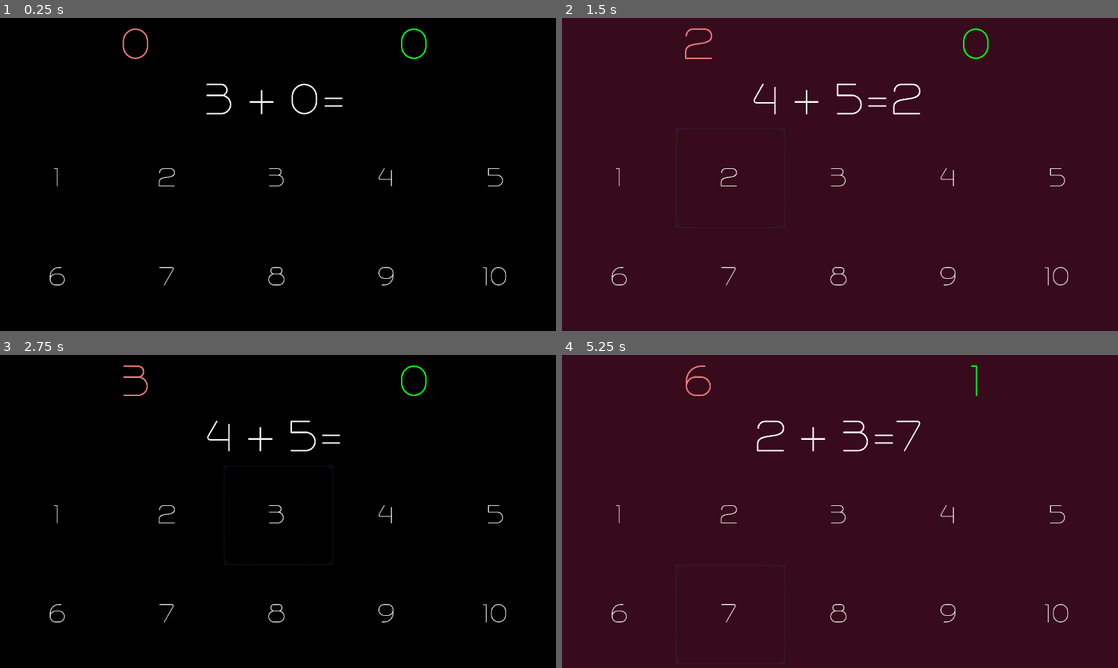
Above: before the commit, frames 1-4 (two rows, left to right).
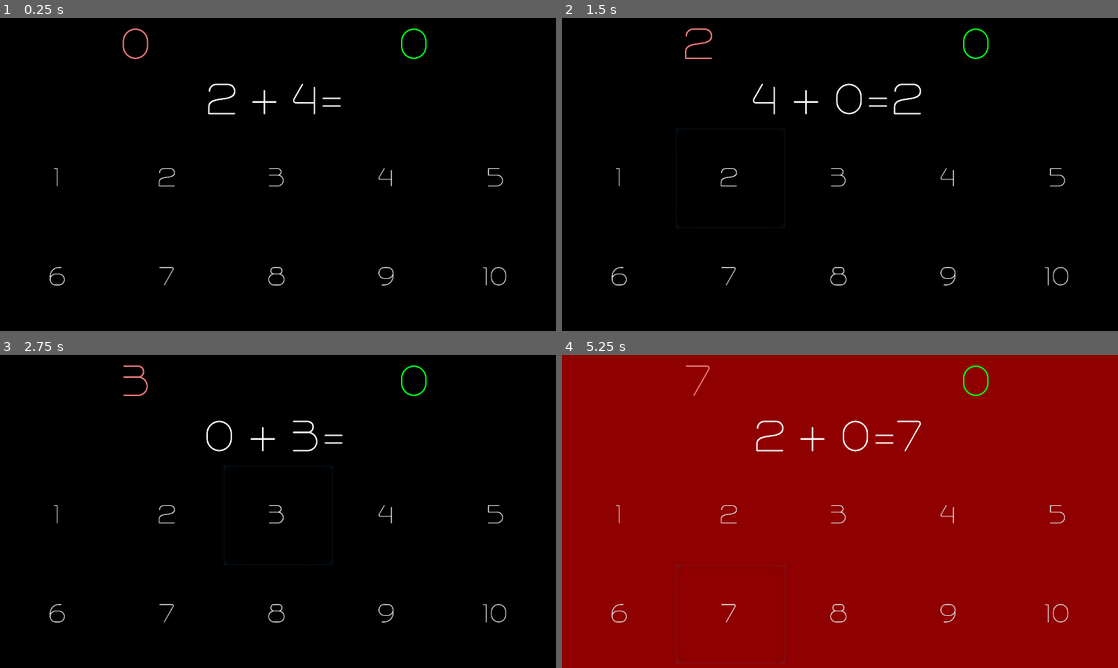
Above: after the commit, the same moments.

Repository: evergreencanvas/arithmetictrainer
Game: Godot game, scene res://MainScene.tscn
Same seed, same stepped clock (60 frames per second), same inputs: the game is played once before the commit and once after it.
Inputs:
- Up to frame 1 (0.25 s): no input
- Up to frame 2 (1.5 s): click "1" at 0.5 s; click "2" at 1.25 s
- Up to frame 3 (2.75 s): click "3" at 2 s
- Up to frame 4 (5.25 s): click "4" at 2.75 s; click "5" at 3.5 s; click "6" at 4.25 s; click "7" at 5 s

The runs differ from the first frame. In frame 1, 0.4% of the frame differs, in the area x 37-62%, y 20-31%; in frame 2, 100%; in frame 3, 0.3%; in frame 4, 100%, in the area x 0-100%, y 0-100%.

Commit message:
Organized
Organized the files and changed file names.  Each stage will be its own node.

Diff:
--- a/Particles2D.gd
+++ b/MainScene.gd
@@ -1,13 +1,11 @@
-extends Particles2D
-
-# class member variables go here, for example:
-# var a = 2
-# var b = "textvar"
+extends Node
 
 func _ready():
 	# Called when the node is added to the scene for the first time.
 	# Initialization here
-	pass
+	var stage1 = load("res://stages/stage1/Stage1.tscn")
+	var node = stage1.instance()
+	add_child(node)
 
 #func _process(delta):
 #	# Called every frame. Delta is time since last frame.
--- a/MainScene.tscn
+++ b/MainScene.tscn
@@ -1,14 +1,7 @@
-[gd_scene load_steps=3 format=2]
+[gd_scene load_steps=2 format=2]
 
-[ext_resource path="res://ReactiveDisplay.tscn" type="PackedScene" id=1]
-[ext_resource path="res://MathDisplay.tscn" type="PackedScene" id=2]
+[ext_resource path="res://MainScene.gd" type="Script" id=1]
 
 [node name="MainScene" type="Node"]
 
-[node name="ReactiveDisplay" parent="." index="0" instance=ExtResource( 1 )]
-
-[node name="MathDisplay" parent="." index="1" instance=ExtResource( 2 )]
-
-[connection signal="correctAnswer" from="MathDisplay" to="ReactiveDisplay" method="_on_MathDisplay_correctAnswer"]
-
-[connection signal="wrongAnswer" from="MathDisplay" to="ReactiveDisplay" method="_on_MathDisplay_wrongAnswer"]
+script = ExtResource( 1 )
--- a/ReactiveDisplay.gd
+++ /dev/null
@@ -1,28 +0,0 @@
-extends Node
-
-
-
-func _ready():
-	#change_background()
-	pass
-
-func animate_background():
-	$AnimationPlayer.play("flashRed")
-
-
-
-
-func _on_MathDisplay_wrongAnswer():
-	$AnimationPlayer.play("flashRed")
-
-
-
-
-func _on_MathDisplay_correctAnswer():
-	$AnimationPlayer.play("flashGreen")
-	var point = $Node2D.get_global_mouse_position()
-	var explosionScene = load("res://ExplodingChevrons.tscn")
-	var node = explosionScene.instance()
-	node.chevronColor = Color(0,1,0,1)
-	node.transform.origin = point
-	add_child(node)
--- a/ReactiveDisplay.tscn
+++ /dev/null
@@ -1,78 +0,0 @@
-[gd_scene load_steps=5 format=2]
-
-[ext_resource path="res://ReactiveDisplay.gd" type="Script" id=1]
-[ext_resource path="res://ExplodingChevrons.tscn" type="PackedScene" id=2]
-
-[sub_resource type="Animation" id=1]
-
-resource_name = "flashGreen"
-length = 0.5
-loop = false
-step = 0.25
-tracks/0/type = "value"
-tracks/0/path = NodePath("BackgroundColor:color")
-tracks/0/interp = 1
-tracks/0/loop_wrap = true
-tracks/0/imported = false
-tracks/0/enabled = true
-tracks/0/keys = {
-"times": PoolRealArray( 0, 0.25, 0.5 ),
-"transitions": PoolRealArray( 1, 1, 1 ),
-"update": 0,
-"values": [ Color( 0, 0, 0, 1 ), Color( 0.0373535, 0.132813, 0.0433197, 1 ), Color( 0, 0, 0, 1 ) ]
-}
-
-[sub_resource type="Animation" id=2]
-
-resource_name = "flashRed"
-length = 0.5
-loop = false
-step = 0.25
-tracks/0/type = "value"
-tracks/0/path = NodePath("BackgroundColor:color")
-tracks/0/interp = 1
-tracks/0/loop_wrap = true
-tracks/0/imported = false
-tracks/0/enabled = true
-tracks/0/keys = {
-"times": PoolRealArray( 0, 0.25, 0.5 ),
-"transitions": PoolRealArray( 1, 1, 1 ),
-"update": 0,
-"values": [ Color( 0, 0, 0, 1 ), Color( 0.25, 0.0507813, 0.130157, 1 ), Color( 0, 0, 0, 1 ) ]
-}
-
-[node name="ReactiveDisplay" type="Node" index="0"]
-
-script = ExtResource( 1 )
-shape = ExtResource( 2 )
-
-[node name="BackgroundColor" type="ColorRect" parent="." index="0"]
-
-anchor_left = 0.0
-anchor_top = 0.0
-anchor_right = 1.0
-anchor_bottom = 1.0
-rect_pivot_offset = Vector2( 0, 0 )
-rect_clip_content = false
-mouse_filter = 0
-mouse_default_cursor_shape = 0
-size_flags_horizontal = 1
-size_flags_vertical = 1
-color = Color( 0, 0, 0, 1 )
-
-[node name="AnimationPlayer" type="AnimationPlayer" parent="." index="1"]
-
-root_node = NodePath("..")
-autoplay = ""
-playback_process_mode = 1
-playback_default_blend_time = 0.0
-playback_speed = 1.0
-anims/flashGreen = SubResource( 1 )
-anims/flashRed = SubResource( 2 )
-blend_times = [  ]
-_sections_unfolded = [ "Playback Options" ]
-
-[node name="Node2D" type="Node2D" parent="." index="2"]
-
-position = Vector2( 5.45068, 5.36346 )
-scale = Vector2( 1.17033, 1.16761 )
--- a/ExplodingChevrons.tscn
+++ b/effects/ExplodingChevrons.tscn
@@ -1,7 +1,7 @@
 [gd_scene load_steps=7 format=2]
 
-[ext_resource path="res://ExplodingChevrons.gd" type="Script" id=1]
-[ext_resource path="res://ChevronPolygon.tscn" type="PackedScene" id=2]
+[ext_resource path="res://effects/ExplodingChevrons.gd" type="Script" id=1]
+[ext_resource path="res://effects/shapes/ChevronPolygon.tscn" type="PackedScene" id=2]
 
 [sub_resource type="Gradient" id=1]
 
--- a/MathDisplay.gd
+++ b/stages/stage1/Stage1.gd
@@ -112,10 +112,12 @@
 		var inputInt = int(input)
 		if answer == inputInt:
 			countRight += 1
-			emit_signal('correctAnswer')
+			# emit_signal('correctAnswer')
+			on_correctAnswer()
 		else:
 			countWrong += 1
-			emit_signal('wrongAnswer')
+			# emit_signal('wrongAnswer')
+			on_wrongAnswer()
 		update_count_labels()
 		inputAllowed = false
 		$Timer.start()
@@ -127,6 +129,17 @@
 
 		check_answer()
 
+func on_correctAnswer():
+	$AnimationPlayer.play("flashGreen")
+	var point = $Node2D.get_global_mouse_position()
+	var explosionScene = load("res://effects/ExplodingChevrons.tscn")
+	var node = explosionScene.instance()
+	node.chevronColor = Color(0,1,0,1)
+	node.transform.origin = point
+	add_child(node)
+
+func on_wrongAnswer():
+	$AnimationPlayer.play("flashRed")
 
 func update_count_labels():
 	$VBoxContainer/HBoxContainer/RightCount.text = str(countRight)
--- a/MathDisplay.tscn
+++ b/stages/stage1/Stage1.tscn
@@ -1,9 +1,47 @@
-[gd_scene load_steps=5 format=2]
-
-[ext_resource path="res://MathDisplay.gd" type="Script" id=1]
+[gd_scene load_steps=7 format=2]
+
+[ext_resource path="res://stages/stage1/Stage1.gd" type="Script" id=1]
 [ext_resource path="res://resources/trench100free.ttf" type="DynamicFontData" id=2]
 
-[sub_resource type="DynamicFont" id=1]
+[sub_resource type="Animation" id=1]
+
+resource_name = "flashGreen"
+length = 1.0
+loop = false
+step = 0.25
+tracks/0/type = "value"
+tracks/0/path = NodePath("ColorRect:color")
+tracks/0/interp = 1
+tracks/0/loop_wrap = true
+tracks/0/imported = false
+tracks/0/enabled = true
+tracks/0/keys = {
+"times": PoolRealArray( 0, 0.25, 0.5 ),
+"transitions": PoolRealArray( 1, 1, 1 ),
+"update": 0,
+"values": [ Color( 0, 0, 0, 1 ), Color( 0.379195, 0.910156, 0.334198, 1 ), Color( 0, 0, 0, 1 ) ]
+}
+
+[sub_resource type="Animation" id=2]
+
+resource_name = "flashRed"
+length = 1.0
+loop = false
+step = 0.25
+tracks/0/type = "value"
+tracks/0/path = NodePath("ColorRect:color")
+tracks/0/interp = 1
+tracks/0/loop_wrap = true
+tracks/0/imported = false
+tracks/0/enabled = true
+tracks/0/keys = {
+"times": PoolRealArray( 0, 0.25, 0.5 ),
+"transitions": PoolRealArray( 1, 1, 1 ),
+"update": 0,
+"values": [ Color( 0, 0, 0, 1 ), Color( 0.648438, 0, 0, 1 ), Color( 0, 0, 0, 1 ) ]
+}
+
+[sub_resource type="DynamicFont" id=3]
 
 size = 250
 use_mipmaps = false
@@ -19,19 +57,44 @@
 font_data = ExtResource( 2 )
 _sections_unfolded = [ "Font", "Settings" ]
 
-[node name="MathDisplay" type="Node" index="0"]
+[node name="Stage1" type="Node"]
 
 script = ExtResource( 1 )
 _sections_unfolded = [ "custom_constants" ]
 
-[node name="Timer" type="Timer" parent="." index="0"]
+[node name="ColorRect" type="ColorRect" parent="." index="0"]
+
+anchor_left = 0.0
+anchor_top = 0.0
+anchor_right = 1.0
+anchor_bottom = 1.0
+rect_pivot_offset = Vector2( 0, 0 )
+rect_clip_content = false
+mouse_filter = 0
+mouse_default_cursor_shape = 0
+size_flags_horizontal = 1
+size_flags_vertical = 1
+color = Color( 0, 0, 0, 1 )
+
+[node name="AnimationPlayer" type="AnimationPlayer" parent="." index="1"]
+
+root_node = NodePath("..")
+autoplay = ""
+playback_process_mode = 1
+playback_default_blend_time = 0.0
+playback_speed = 1.0
+anims/flashGreen = SubResource( 1 )
+anims/flashRed = SubResource( 2 )
+blend_times = [  ]
+
+[node name="Timer" type="Timer" parent="." index="2"]
 
 process_mode = 1
 wait_time = 0.5
 one_shot = false
 autostart = false
 
-[node name="VBoxContainer" type="VBoxContainer" parent="." index="1"]
+[node name="VBoxContainer" type="VBoxContainer" parent="." index="3"]
 
 anchor_left = 0.0
 anchor_top = 0.0
@@ -514,6 +577,8 @@
 align = 1
 _sections_unfolded = [ "Anchor", "Grow Direction", "Margin", "Material", "Size Flags", "custom_constants", "custom_fonts" ]
 
+[node name="Node2D" type="Node2D" parent="." index="4"]
+
 [connection signal="timeout" from="Timer" to="." method="_on_Timer_timeout"]
 
 [connection signal="button_down" from="VBoxContainer/CalcDisplay/VBoxContainer/GridContainer/Button1" to="." method="_on_Button1_button_down"]
Renamed: ExplodingChevrons.gd -> effects/ExplodingChevrons.gd
Renamed: ChevronPolygon.tscn -> effects/shapes/ChevronPolygon.tscn
Renamed: icon.png -> resources/icon.png
Not shown, changed: resources/icon.png.import
Not shown: 16 places in stages/stage1/Stage1.tscn that only renumber resources
